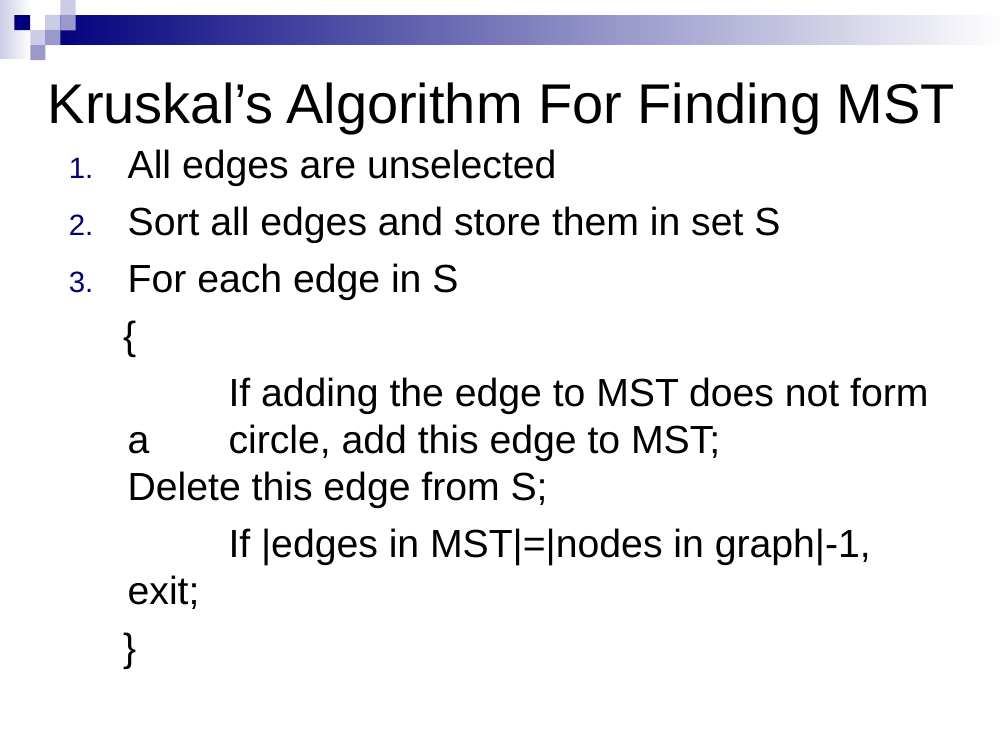
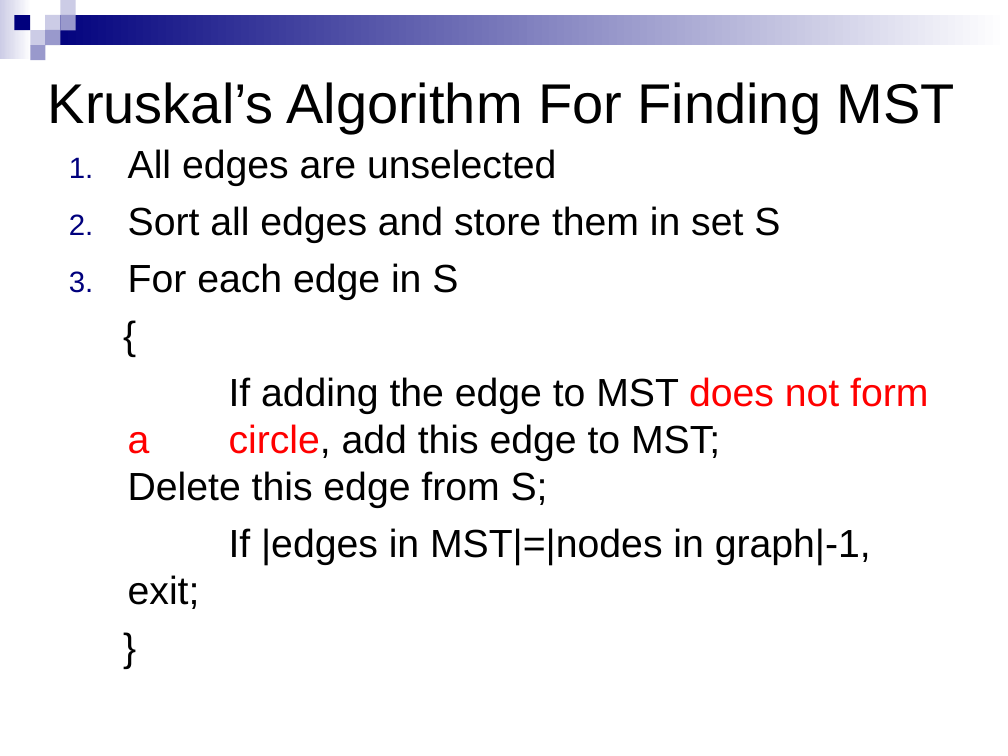
Before and after one commit to HengFan2010/hengfan2010.github.io, a slide deck: slide 17 of teaching/21F-3110/slides/3110-lecture 13-Graph II.ppt. Drawn at 1008x756 pixels with LibreOffice and Linux fonts; fonts in the diff are those of the drawing. Boxes give left, top, right and bottom in pixels: in the first picture for what was removed or moved away, otherwise in the second. Text is boxed around its words. In the diff, an @@ line names an element or a change of style, - is before the commit and + after.

```diff
--- a/teaching/21F-3110/slides/3110-lecture 13-Graph II.ppt
+++ b/teaching/21F-3110/slides/3110-lecture 13-Graph II.ppt
@@ text at box(128, 377, 928, 508): text colour #000000 to #FF0000 in "does not form a circle," @@
```
Also in this commit, not shown: 10 other slides changed, 1 other file.
